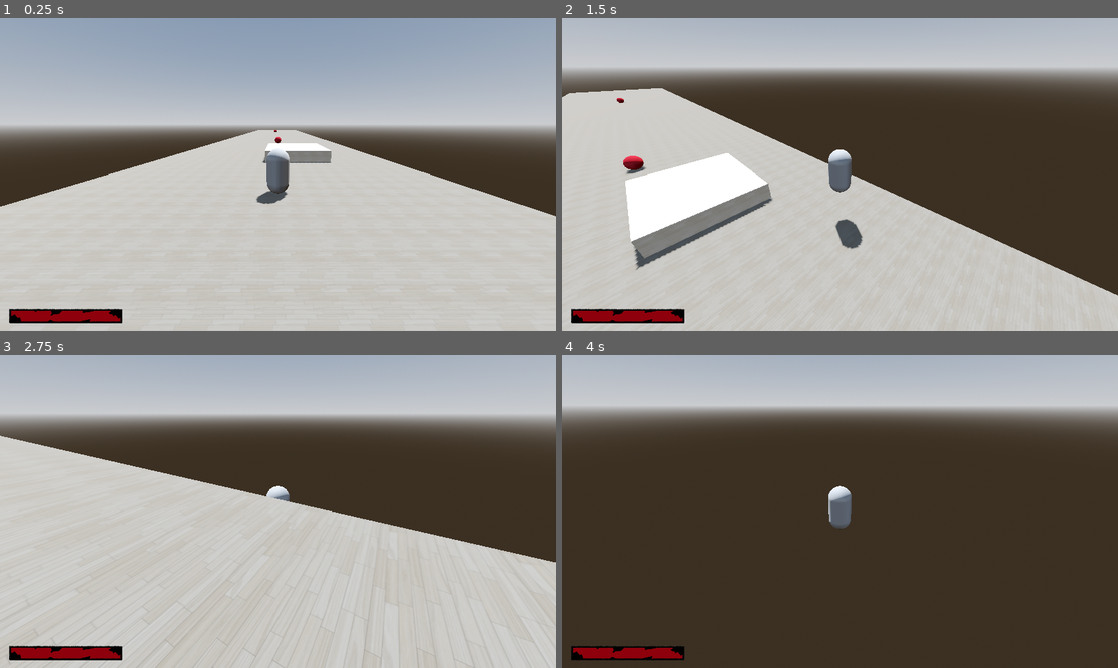
Above: before the commit, frames 1-4 (two rows, left to right).
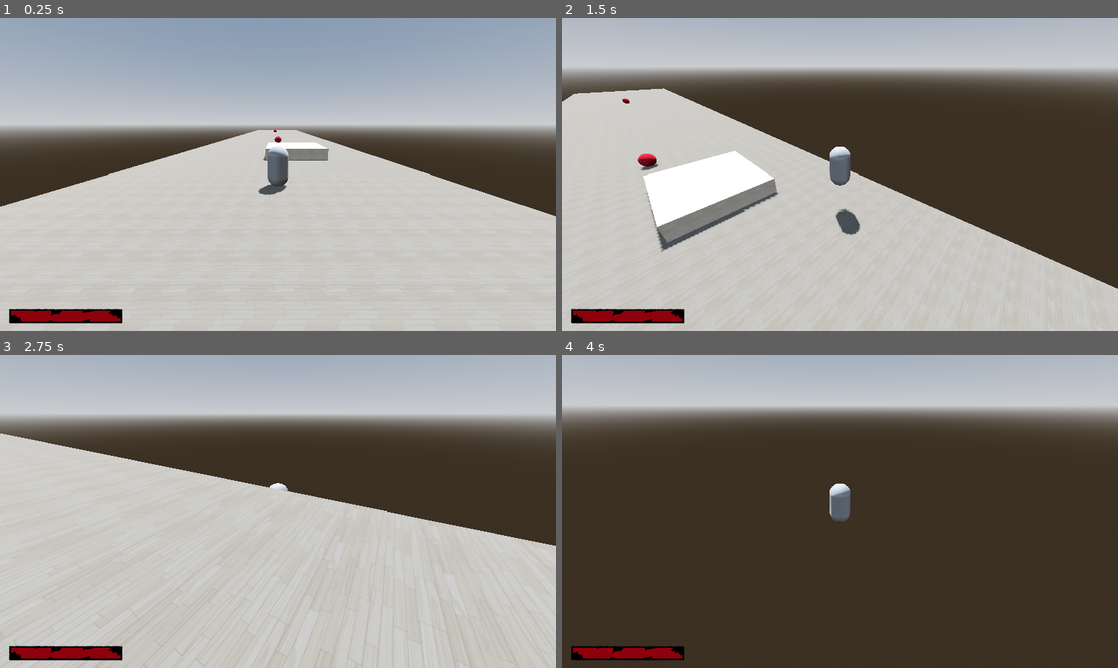
Above: after the commit, the same moments.

Repository: Kairallan05/Teal
Game: Godot game, scene res://Scenes/demo_world.tscn
Two runs of this game, one before a commit and one after it. Both use one fixed random seed, a clock stepped at 60 frames per second and the inputs below.
Inputs (mouse positions are in pixels of both pictures, inside the frame that each line leads up to):
- Up to frame 1 (0.25 s): no input
- Up to frame 2 (1.5 s): tap Enter at 0.5 s; move the mouse to (867, 174) at 0.52 s; hold W (forward) from 0.53 s (still down); tap E (interact) at 0.6 s; tap Space (jump) at 0.77 s; move the mouse to (812, 174) at 1.27 s; tap Shift (sprint) at 1.35 s
- Up to frame 3 (2.75 s): keep holding W (forward); tap Space (jump) at 1.52 s; move the mouse to (289, 505) at 2.02 s; tap E (interact) at 2.1 s
- Up to frame 4 (4 s): keep holding W (forward); move the mouse to (834, 517) at 2.77 s; tap Shift (sprint) at 2.85 s; tap Space (jump) at 3.02, 3.5, 3.77 s; move the mouse to (878, 514) at 3.52 s; tap E (interact) at 3.6 s

The runs differ from the first frame. In frame 1, 0.6% of the frame differs, in the area x 31-60%, y 35-60%; in frame 2, 4.2%, in the area x 0-100%, y 22-89%; in frame 3, 3.4%; in frame 4, 0.3%.

Commit message:
Camera fix

Diff:
--- a/Scenes/battle_player.tscn
+++ b/Scenes/battle_player.tscn
@@ -8,6 +8,8 @@
 [sub_resource type="CapsuleMesh" id="CapsuleMesh_whp1n"]
 
 [sub_resource type="CapsuleShape3D" id="CapsuleShape3D_d4rty"]
+
+[sub_resource type="SeparationRayShape3D" id="SeparationRayShape3D_xhviq"]
 
 [node name="Battle_Player" type="CharacterBody3D" unique_id=667445938 groups=["player"]]
 script = ExtResource("1_sd2tt")
@@ -20,8 +22,13 @@
 
 [node name="Head" type="Node3D" parent="." unique_id=1338352389]
 
-[node name="Camera" type="Camera3D" parent="Head" unique_id=1014991719]
-transform = Transform3D(1, 0, 0, 0, 0.9659259, 0.25881907, 0, -0.25881907, 0.9659258, 0, 2, 8)
+[node name="SpringArm3D" type="SpringArm3D" parent="Head" unique_id=53878573]
+transform = Transform3D(1, 0, 0, 0, 1, 0, 0, 0, 1, 0, 2, 0)
+shape = SubResource("SeparationRayShape3D_xhviq")
+spring_length = 9.0
+
+[node name="Camera" type="Camera3D" parent="Head/SpringArm3D" unique_id=1014991719]
+transform = Transform3D(1, 0, 0, 0, 0.9659259, 0.25881907, 0, -0.25881907, 0.9659258, 0, 0, 0)
 fov = 80.0
 
 [node name="UI" type="CanvasLayer" parent="." unique_id=1490638153]
--- a/Scenes/freeroam_player.tscn
+++ b/Scenes/freeroam_player.tscn
@@ -8,6 +8,8 @@
 [sub_resource type="CapsuleMesh" id="CapsuleMesh_whp1n"]
 
 [sub_resource type="CapsuleShape3D" id="CapsuleShape3D_d4rty"]
+
+[sub_resource type="SeparationRayShape3D" id="SeparationRayShape3D_xph4s"]
 
 [node name="Freeroam_Player" type="CharacterBody3D" unique_id=667445938]
 script = ExtResource("1_d4rty")
@@ -20,8 +22,13 @@
 
 [node name="Head" type="Node3D" parent="." unique_id=1338352389]
 
-[node name="Camera" type="Camera3D" parent="Head" unique_id=136090403]
-transform = Transform3D(1, 0, 0, 0, 0.9659259, 0.25881907, 0, -0.25881907, 0.9659258, 0, 2, 8)
+[node name="SpringArm3D" type="SpringArm3D" parent="Head" unique_id=1695478829]
+transform = Transform3D(1, 0, 0, 0, 1, 0, 0, 0, 1, 0, 2, 0)
+shape = SubResource("SeparationRayShape3D_xph4s")
+spring_length = 9.0
+
+[node name="Camera" type="Camera3D" parent="Head/SpringArm3D" unique_id=1231372584]
+transform = Transform3D(1, 0, 0, 0, 0.9659259, 0.25881907, 0, -0.25881907, 0.9659258, 0, 0, 0)
 fov = 80.0
 
 [node name="UI" type="CanvasLayer" parent="." unique_id=189937837]
--- a/Scripts/battle_player.gd
+++ b/Scripts/battle_player.gd
@@ -2,7 +2,7 @@
 
 var my_turn = false
 @onready var arena: Arena = $"../.."
-@onready var camera: Camera3D = $Head/Camera
+@onready var camera: Camera3D = $Head/SpringArm3D/Camera
 var opponent : Combatant
 
 func onload():
